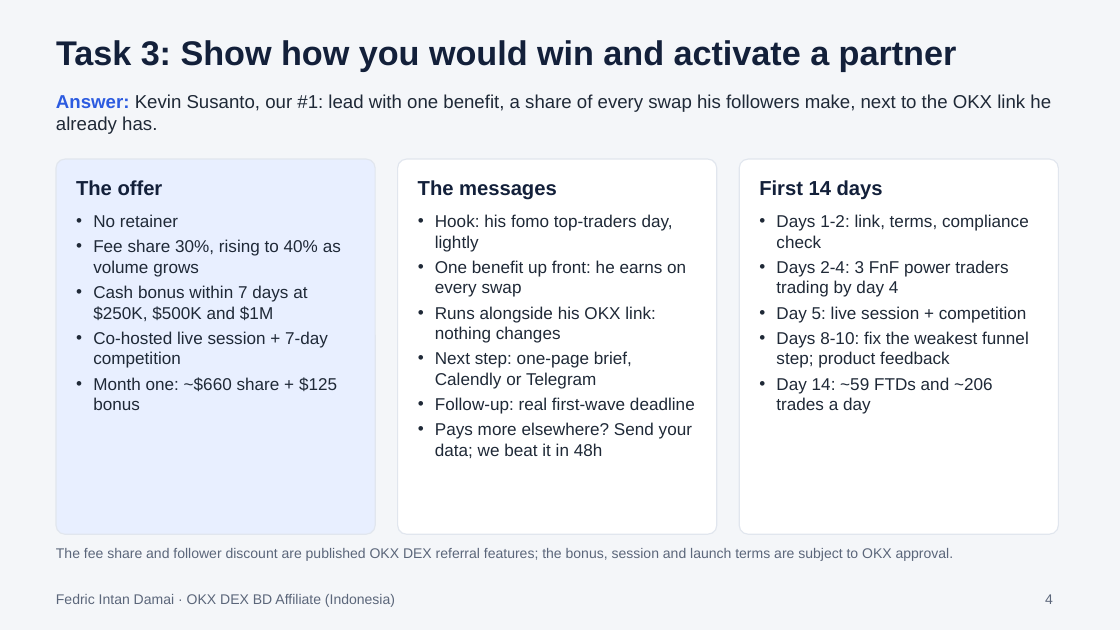
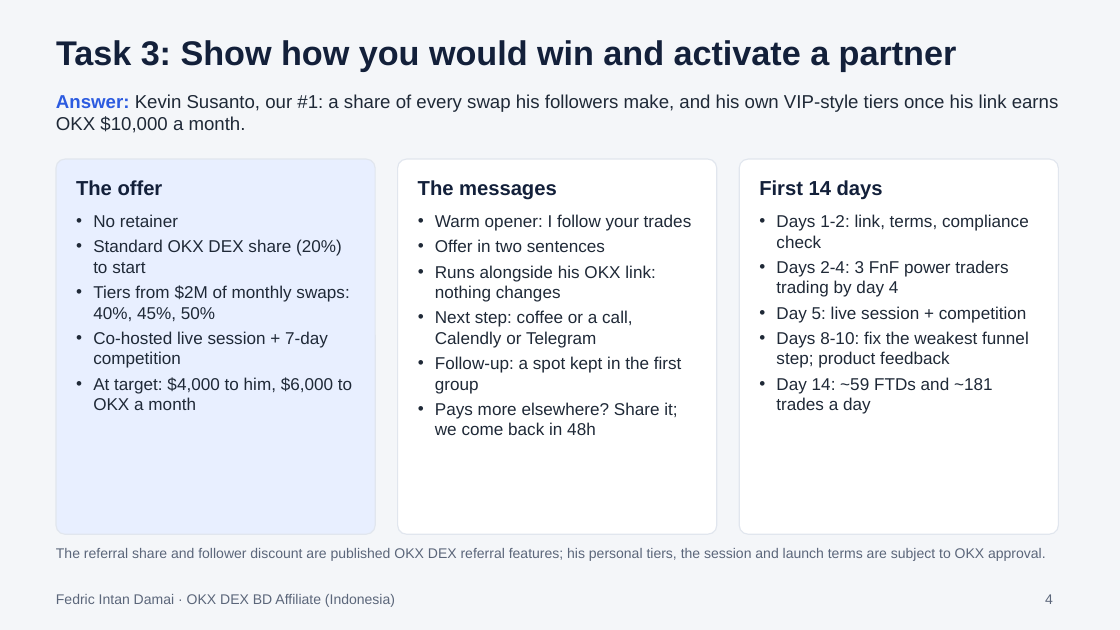
Before and after one commit to fedricdamai/SuperCashier, a slide deck: slide 4 of okx-dex-affiliates-id/submission-v2/OKX_DEX_BD_Affiliate_Indonesia_Slides.pptx. Drawn at 1120x630 pixels with LibreOffice and Linux fonts; fonts in the diff are those of the drawing. Boxes give left, top, right and bottom in pixels: in the first picture for what was removed or moved away, otherwise in the second. Text is boxed around its words. In the diff, an @@ line names an element or a change of style, - is before the commit and + after.

```diff
--- a/okx-dex-affiliates-id/submission-v2/OKX_DEX_BD_Affiliate_Indonesia_Slides.pptx
+++ b/okx-dex-affiliates-id/submission-v2/OKX_DEX_BD_Affiliate_Indonesia_Slides.pptx
@@ text at bbox=[56, 94, 1059, 133]: text changed @@
-Answer: Kevin Susanto, our #1: lead with one benefit, a share of every swap his followers make, next to the OKX link he already has.
+Answer: Kevin Susanto, our #1: a share of every swap his followers make, and his own VIP-style tiers once his link earns OKX $10,000 a month.
@@ text at bbox=[93, 239, 349, 321]: text changed @@
-• Fee share 30%, rising to 40% as volume grows
-• Cash bonus within 7 days at $250K, $500K and $1M
+• Standard OKX DEX share (20%) to start
+• Tiers from $2M of monthly swaps: 40%, 45%, 50%
@@ text at bbox=[435, 214, 692, 252]: text changed @@
-• Hook: his fomo top-traders day, lightly
-• One benefit up front: he earns on every swap
+• Warm opener: I follow your trades
+• Offer in two sentences
@@ text at bbox=[435, 310, 682, 435]: text changed @@
-• Next step: one-page brief, Calendly or Telegram
-• Follow-up: real first-wave deadline
-• Pays more elsewhere? Send your data; we beat it in 48h
+• Next step: coffee or a call, Calendly or Telegram
+• Follow-up: a spot kept in the first group
+• Pays more elsewhere? Share it; we come back in 48h
@@ text at bbox=[93, 377, 352, 410]: text changed @@
-• Month one: ~$660 share + $125 bonus
+• At target: $4,000 to him, $6,000 to OKX a month
@@ text at bbox=[776, 377, 993, 414]: text changed @@
-• Day 14: ~59 FTDs and ~206 trades a day
+• Day 14: ~59 FTDs and ~181 trades a day
@@ text at bbox=[56, 548, 1046, 561]: text changed @@
-The fee share and follower discount are published OKX DEX referral features; the bonus, session and launch terms are subject to OKX approval.
+The referral share and follower discount are published OKX DEX referral features; his personal tiers, the session and launch terms are subject to OKX approval.
```
Also in this commit, not shown: 4 other slides changed, 9 other files.
